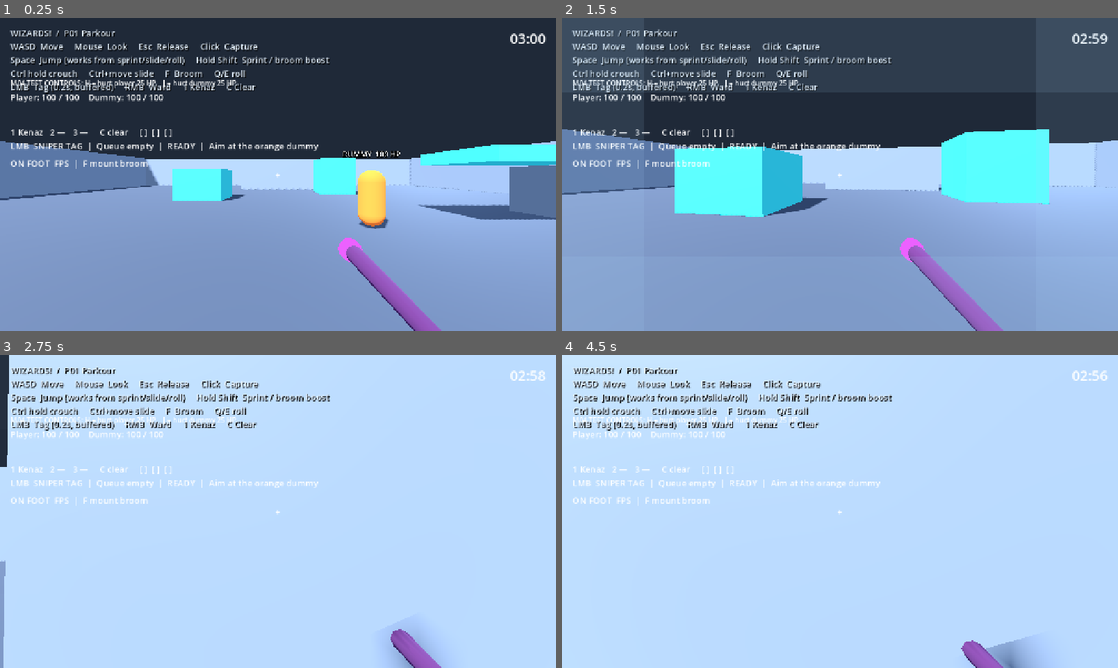
Above: before the commit, frames 1-4 (two rows, left to right).
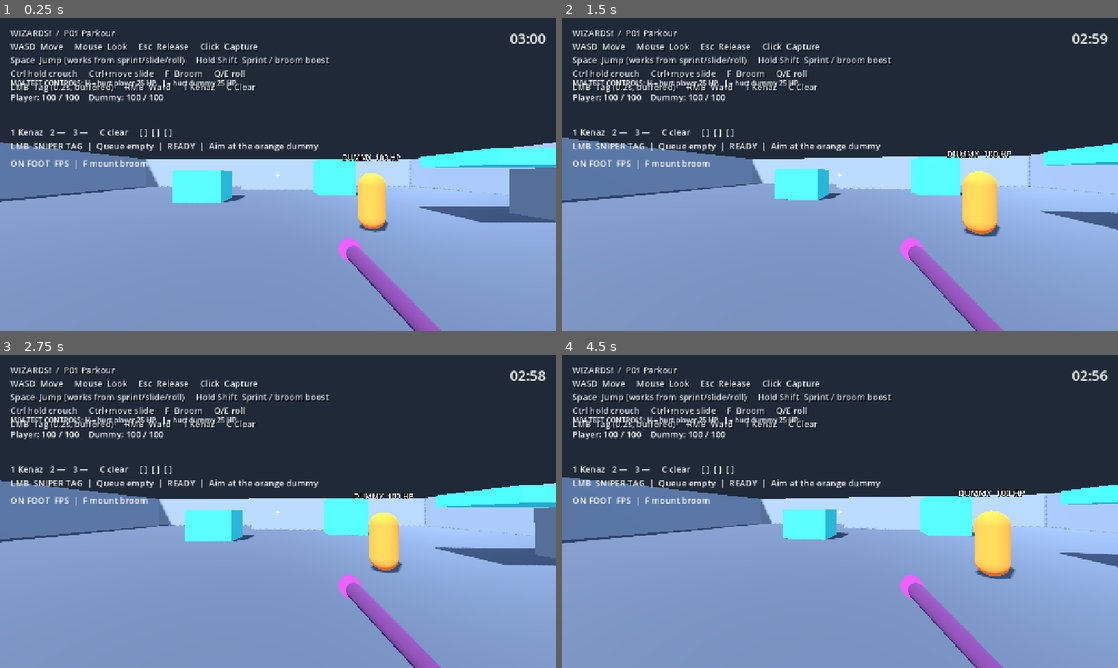
Above: after the commit, the same moments.

Repository: Addersoft/MAGICIDE-
Game: Godot game, scene res://scenes/boot/main.tscn
Two runs of this game, one before a commit and one after it. Both use one fixed random seed, a clock stepped at 60 frames per second and the inputs below.
Inputs (mouse positions are in pixels of both pictures, inside the frame that each line leads up to):
- Up to frame 1 (0.25 s): no input
- Up to frame 2 (1.5 s): tap Enter at 0.5 s; move the mouse to (867, 174) at 0.52 s; hold Ctrl (crouch_modifier) 0.53-1.28 s; hold W (move_forward) from 0.53 s (still down); click (867, 174) at 0.67 s; tap Space (jump) at 0.77, 1.07 s; tap Alt (parkour_slide) at 0.8, 1.35 s; move the mouse to (812, 174) at 1.27 s
- Up to frame 3 (2.75 s): keep holding W (move_forward); tap Space (jump) at 1.52, 1.82, 2.3 s; tap Shift (sprint) at 1.55 s; move the mouse to (289, 505) at 2.02 s; hold Shift (sprint) from 2.03 s (still down)
- Up to frame 4 (4.5 s): keep holding W (move_forward); move the mouse to (834, 517) at 2.77 s; release Shift (sprint) at 2.78 s; tap Space (jump) at 2.85, 3.02, 3.32, 3.77, 4.07 s; click (834, 517) at 2.92 s; tap Ctrl (crouch_modifier) at 3.05 s; move the mouse to (878, 514) at 3.52 s; hold Ctrl (crouch_modifier) 3.53-4.28 s; tap Alt (parkour_slide) at 3.8 s; move the mouse to (795, 508) at 4.27 s; tap B (mount_broom) at 4.35 s

The runs differ from the first frame. In frame 1, 2.0% of the frame differs, in the area x 0-100%, y 39-69%; in frame 2, 21%; in frame 3, 93%; in frame 4, 93%, in the area x 0-100%, y 0-100%.
Error in both runs: Invalid access to property or key 'rune_insert_requested' on a base object of type 'Node (player_input.gd)'. (res://scripts/combat/combat_controller.gd:29)

Commit message:
Movement shooter input: hold-to-crouch, auto-slide support, clean movement axis

Diff:
--- a/scripts/player/player_input.gd
+++ b/scripts/player/player_input.gd
@@ -6,7 +6,6 @@
 var controls_active: bool = false
 var gameplay_enabled: bool = true
 var _discard_motion: bool = false
-var _crouch_chord_down: bool = false
 var _primary_blocked_until_release: bool = false
 
 func _ready() -> void:
@@ -24,8 +23,11 @@
 func movement_axis() -> Vector2:
 	if not controls_active:
 		return Vector2.ZERO
-	var backward: float = 0.0 if Input.is_action_pressed("crouch_modifier") else Input.get_action_strength("move_backward")
-	return Vector2(Input.get_axis("move_left", "move_right"), backward - Input.get_action_strength("move_forward")).limit_length(1.0)
+	# Clean axis — crouch no longer kills backward input
+	return Vector2(
+		Input.get_axis("move_left", "move_right"),
+		Input.get_axis("move_forward", "move_backward")
+	).limit_length(1.0)
 
 func _notification(what: int) -> void:
 	if what == NOTIFICATION_APPLICATION_FOCUS_OUT:
@@ -54,21 +56,19 @@
 func jump_requested() -> bool:
 	return controls_active and gameplay_enabled and Input.is_action_just_pressed("jump")
 
+func jump_held() -> bool:
+	return controls_active and Input.is_action_pressed("jump")
+
 func sprint_held() -> bool:
 	return controls_active and Input.is_action_pressed("sprint")
 
-func crouch_toggled() -> bool:
-	var held: bool = Input.is_action_pressed("crouch_modifier") and Input.is_action_pressed("move_backward")
-	var pressed: bool = held and not _crouch_chord_down
-	_crouch_chord_down = held
-	return controls_active and pressed
+# Hold-to-crouch (movement shooter standard)
+func crouch_held() -> bool:
+	return controls_active and Input.is_action_pressed("crouch_modifier")
 
-func reset_for_respawn() -> void:
-	set_capture(false)
-	_crouch_chord_down = Input.is_action_pressed("crouch_modifier") and Input.is_action_pressed("move_backward")
-
-func jump_held() -> bool:
-	return controls_active and Input.is_action_pressed("jump")
+# Optional dedicated slide key (still supported)
+func slide_held() -> bool:
+	return controls_active and Input.is_action_pressed("parkour_slide")
 
 func slide_requested() -> bool:
 	return controls_active and Input.is_action_just_pressed("parkour_slide")
@@ -79,17 +79,24 @@
 func glide_held() -> bool:
 	return controls_active and Input.is_action_pressed("parkour_glide") and not Input.is_action_pressed("sprint")
 
+func reset_for_respawn() -> void:
+	# Keep pointer released; a conscious click resumes play without firing.
+	set_capture(false)
+
 func sync_context() -> void:
-	_crouch_chord_down = Input.is_action_pressed("crouch_modifier") and Input.is_action_pressed("move_backward")
+	pass
 
 func mount_requested() -> bool:
+	return controls_active and Input.is_action_just_pressed("broom_mount")
+
+func mount_toggled() -> bool:
 	return controls_active and Input.is_action_just_pressed("broom_mount")
 
 func broom_axis() -> Vector2:
 	return Input.get_vector("move_left","move_right","move_forward","move_backward") if controls_active else Vector2.ZERO
 
 func broom_altitude() -> float:
-	return Input.get_action_strength("jump")-Input.get_action_strength("crouch_modifier") if controls_active else 0.0
+	return Input.get_action_strength("jump") - Input.get_action_strength("crouch_modifier") if controls_active else 0.0
 
 func broom_roll() -> float:
 	return Input.get_axis("broom_roll_left","broom_roll_right") if controls_active else 0.0
@@ -97,6 +104,19 @@
 func broom_brake() -> bool:
 	return controls_active and Input.is_action_pressed("broom_brake")
 
+# Aliases used by newer broom / fly code
+func fly_axis() -> Vector2:
+	return broom_axis()
+
+func fly_vertical() -> float:
+	return broom_altitude()
+
+func boost_held() -> bool:
+	return sprint_held()
+
+func roll_axis() -> float:
+	return broom_roll()
+
 func primary_held() -> bool:
 	var held := Input.is_action_pressed("primary_fire")
 	if not held:
